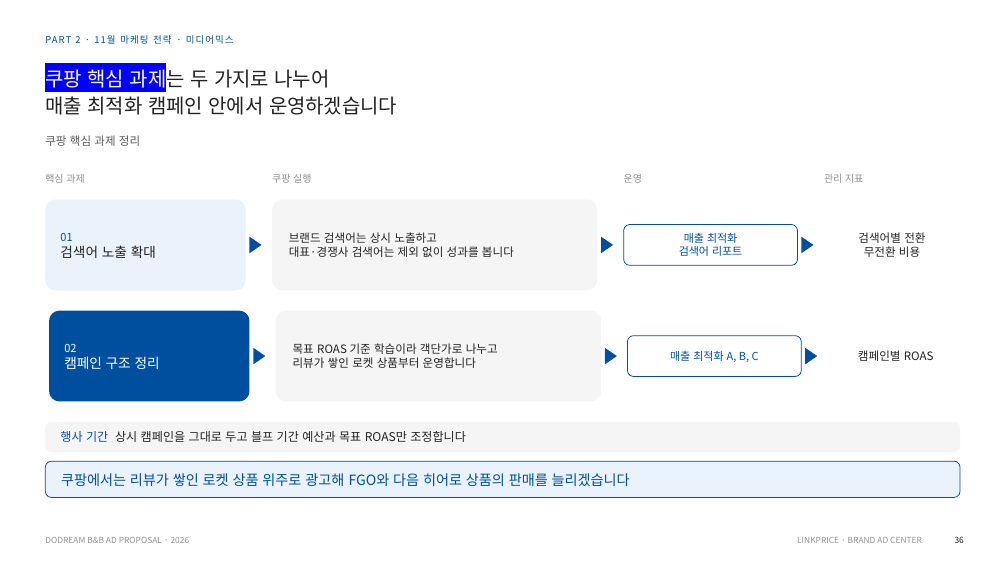
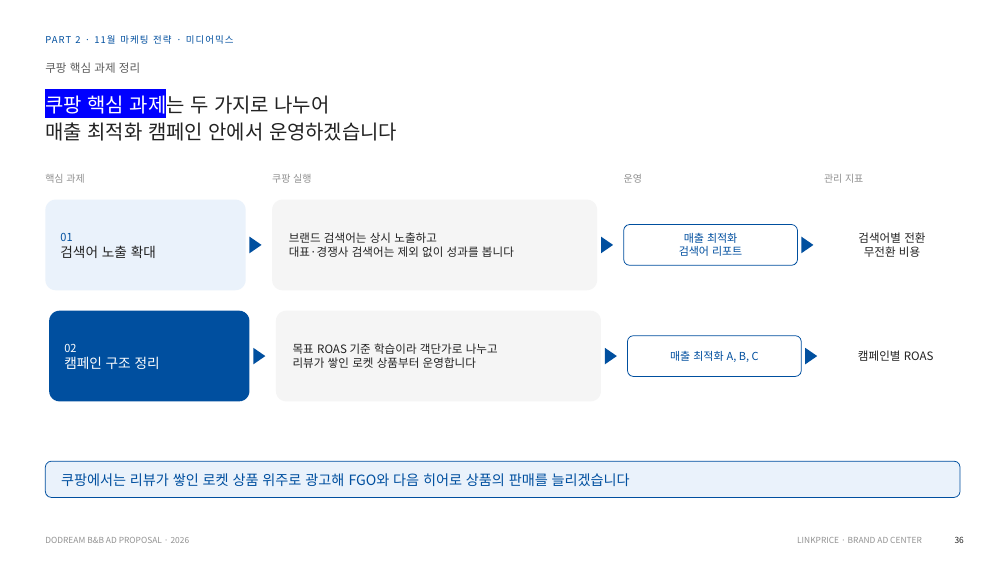
Before and after one commit to sonnet24/mypage, a slide deck: slide 7 of 쿠팡_오픈마켓_11월_261013_취합본.pptx. Drawn at 1008x567 pixels with LibreOffice and Linux fonts; fonts in the diff are those of the drawing. Boxes give left, top, right and bottom in pixels: in the first picture for what was removed or moved away, otherwise in the second. Text is boxed around its words. In the diff, an @@ line names an element or a change of style, - is before the commit and + after.

```diff
--- a/쿠팡_오픈마켓_11월_261013_취합본.pptx
+++ b/쿠팡_오픈마켓_11월_261013_취합본.pptx
@@ text "쿠팡 핵심 과제 정리": place and size @@
-text "쿠팡 핵심 과제 정리" at (45, 135, 140, 146)
+text "쿠팡 핵심 과제 정리" at (45, 62, 140, 73)
@@ text "쿠팡 핵심 과제는 두 가지로 ...": place and size @@
-text "쿠팡 핵심 과제는 두 가지로 ..." at (45, 65, 397, 115)
+text "쿠팡 핵심 과제는 두 가지로 ..." at (45, 91, 397, 141)
@@ rounded rectangle removed at (45, 422, 960, 452) @@
@@ text removed at (60, 431, 466, 442) @@
-행사 기간 상시 캠페인을 그대로 두고 블프 기간 예산과 목표 ROAS만 조정합니다
```
Also in this commit, not shown: 13 other slides changed.
